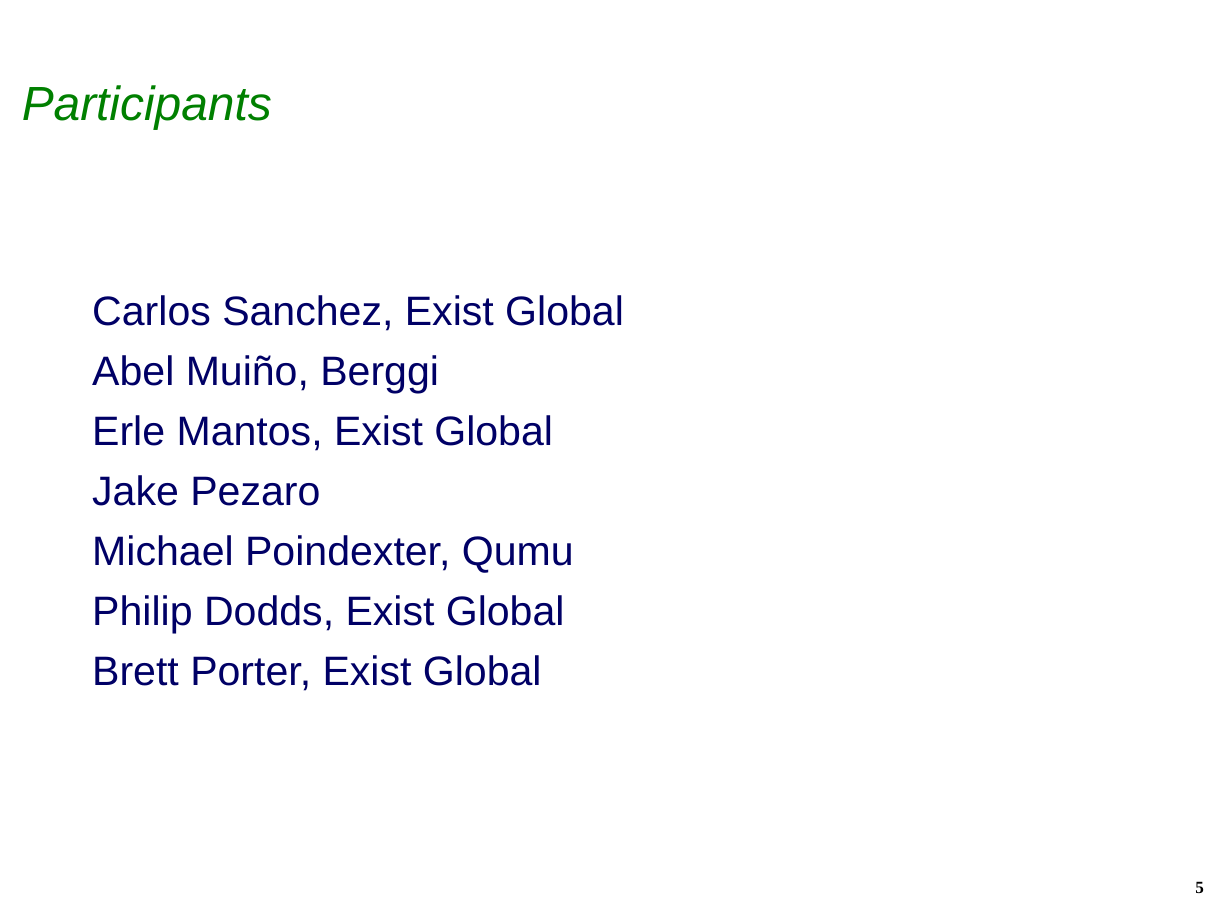
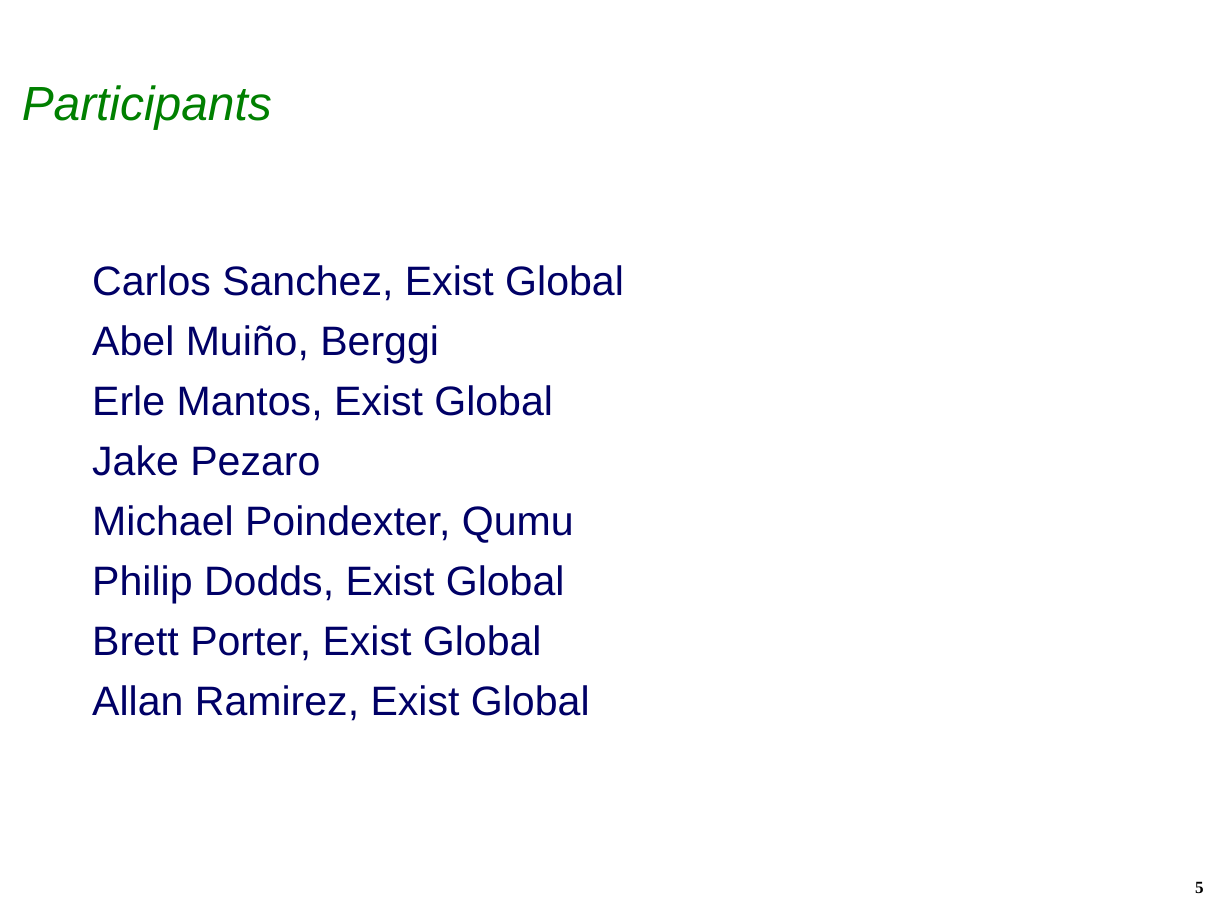
Before and after one commit to isabella232/q4e, a slide deck: slide 5 of docs/EclipseIAMCreationReview.ppt. Drawn at 1232x924 pixels with LibreOffice and Linux fonts; fonts in the diff are those of the drawing; background and template pictures are left out. Boxes give left, top, right and bottom in pixels: in the first picture for what was removed or moved away, otherwise in the second. Text is boxed around its words. In the diff, an @@ line names an element or a change of style, - is before the commit and + after.

```diff
--- a/docs/EclipseIAMCreationReview.ppt
+++ b/docs/EclipseIAMCreationReview.ppt
@@ text at box(92, 685, 590, 721): paragraph added @@
+Allan Ramirez, Exist Global
```
Also in this commit, not shown: 2 other slides changed.
